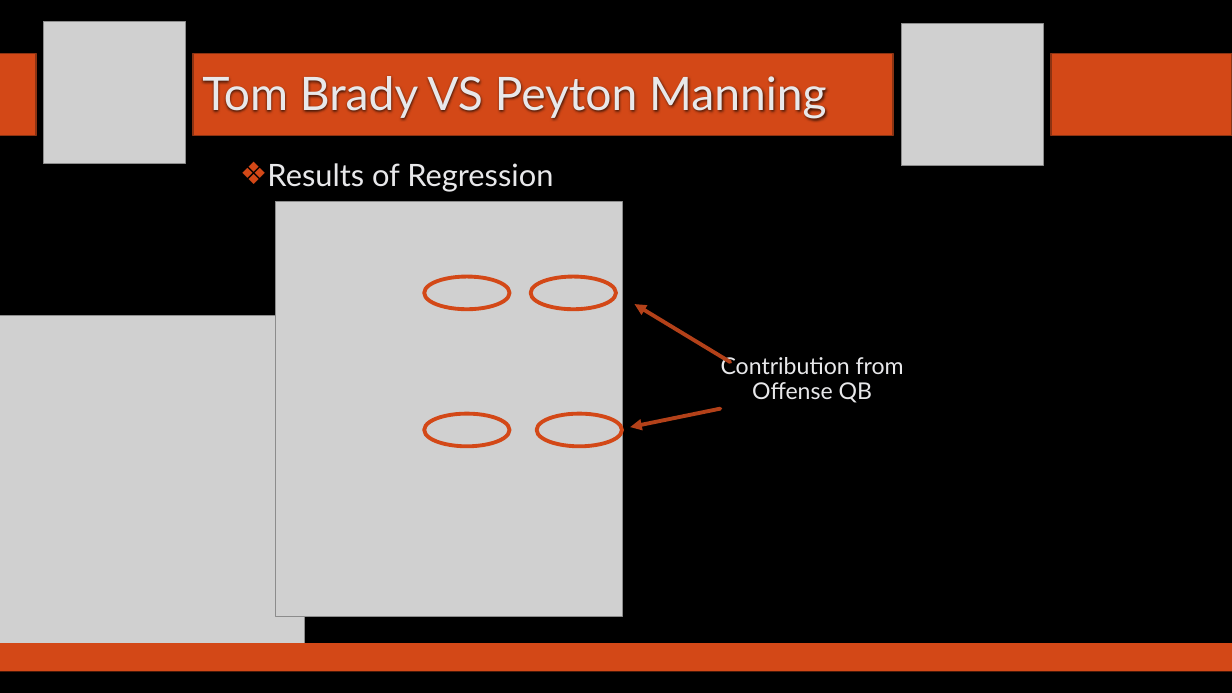
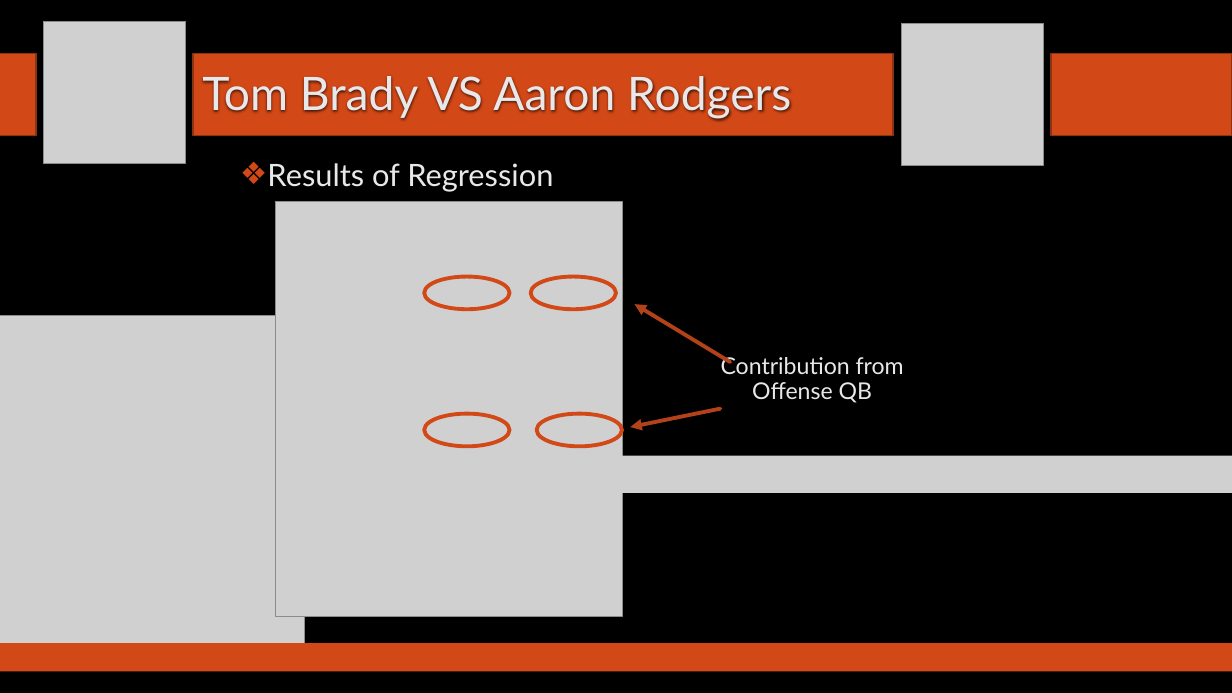
Before and after one commit to SuperMarioGiacomazzo/STOR538_WEBSITE, a slide deck: slide 9 of Slides/Football 2/Footballl_2_Lecture.pptx. Drawn at 1232x693 pixels with LibreOffice and Linux fonts; fonts in the diff are those of the drawing; grey boxes stand for pictures; background and template pictures are left out. Boxes give left, top, right and bottom in pixels: in the first picture for what was removed or moved away, otherwise in the second. Text is boxed around its words. In the diff, an @@ line names an element or a change of style, - is before the commit and + after.

```diff
--- a/Slides/Football 2/Footballl_2_Lecture.pptx
+++ b/Slides/Football 2/Footballl_2_Lecture.pptx
@@ title at bbox=[202, 76, 791, 119]: text changed @@
-Tom Brady VS Peyton Manning
+Tom Brady VS Aaron Rodgers
@@ picture added at bbox=[616, 456, 1232, 493] @@
```
Also in this commit, not shown: 4 other slides changed, 1 slide added, 3 other files.
